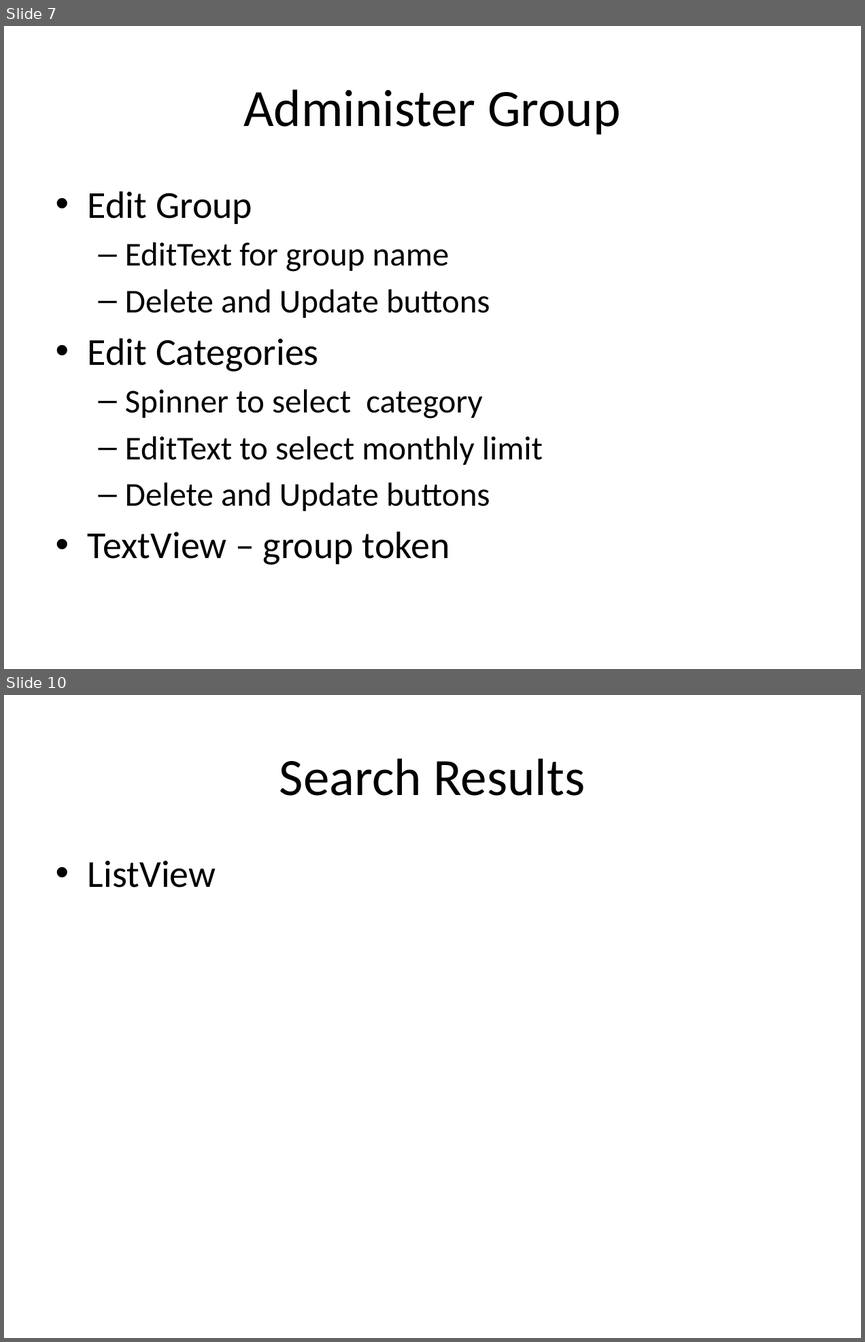
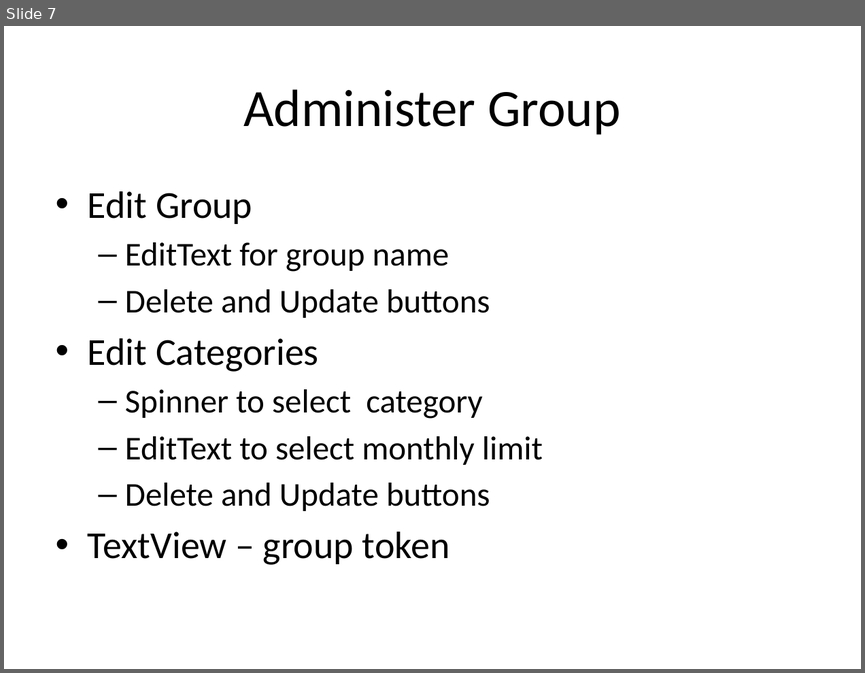
Before and after one commit to KodeFu/cis651project, a slide deck: ProjectLayouts.pptx. Shown one above the other, each under a label of ours: slides 7 and 10 before the commit, slide 7 after it; the slides between them are not shown. The pictures are 865x1342 and 865x673 pixels, drawn with LibreOffice and Linux fonts; fonts in the diff are those of the drawing. Boxes give left, top, right and bottom in pixels: in the first picture for what was removed or moved away, otherwise in the second. Text is boxed around its words. In the diff, an @@ line names an element or a change of style, - is before the commit and + after.

Commit message:
Added master/detail for expenses. Added expense date and description for expenses. Added ScrollView for register activity/profile activity/submit receipt activity/detail fragment. Removed unused imports.

```diff
--- a/ProjectLayouts.pptx
+++ b/ProjectLayouts.pptx
@@ slide 10 removed at [4,695,861,1338], background #FFFFFF @@
@@ title removed at [279,758,585,796] @@
-Search Results
@@ text removed at [88,860,216,887] @@
-• ListView
```
Also in this commit, not shown: 3 slides changed, 1 other slide removed, 22 other files.
